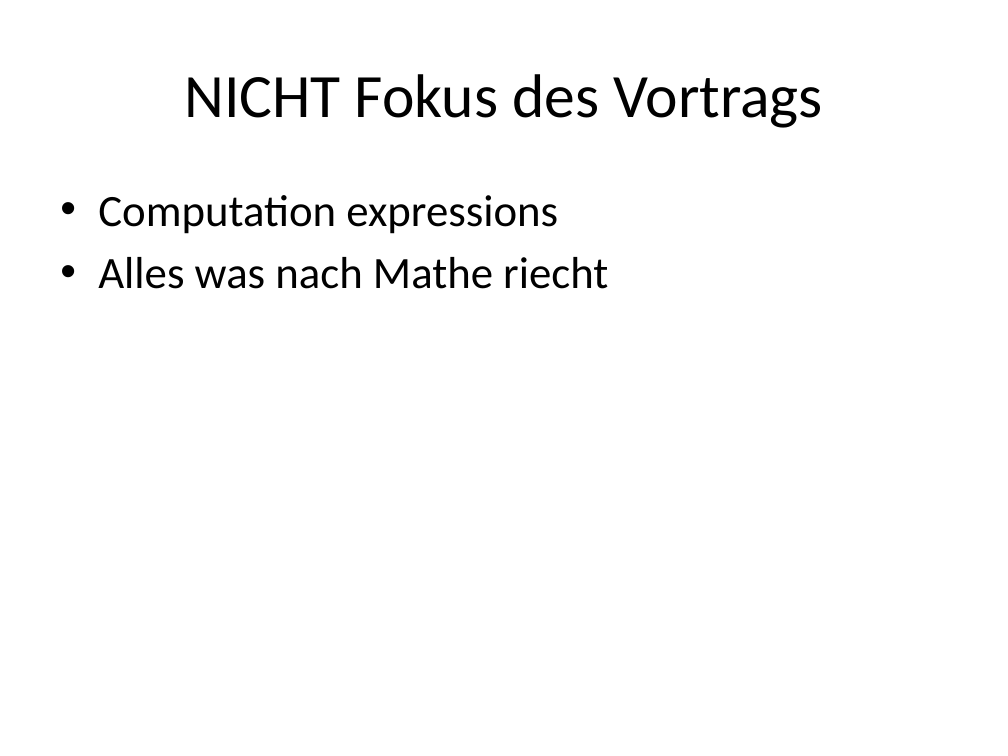
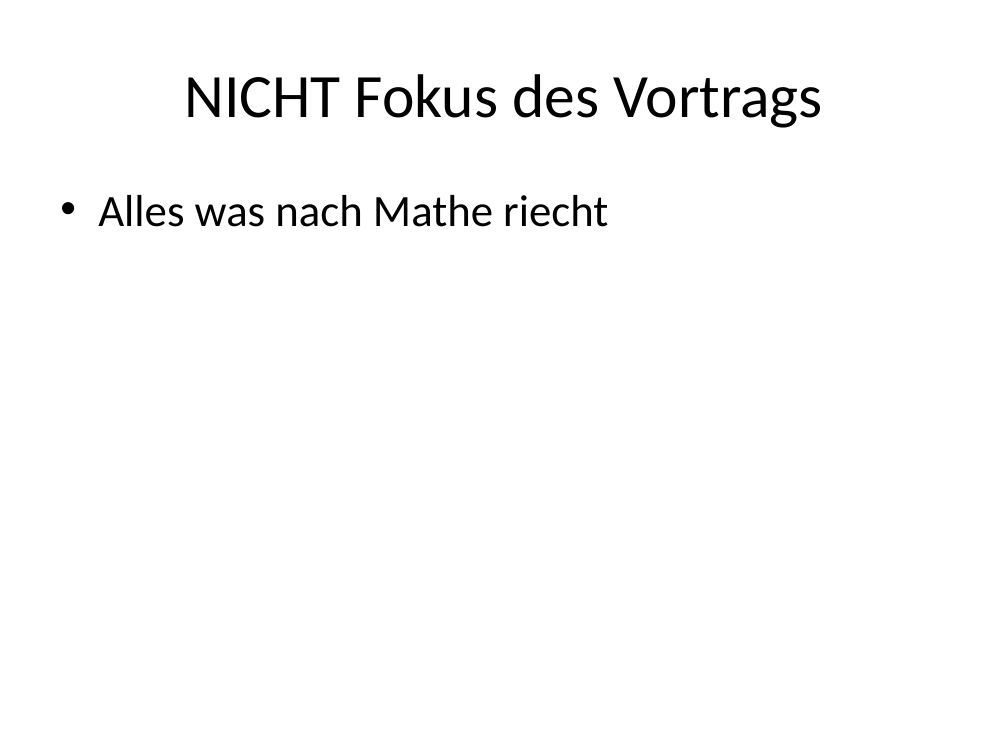
Before and after one commit to nasserbrake/talks, a slide deck: slide 12 of 20151202Extended/FSharp.pptx. Drawn at 1008x756 pixels with LibreOffice and Linux fonts; fonts in the diff are those of the drawing. Boxes give left, top, right and bottom in pixels: in the first picture for what was removed or moved away, otherwise in the second. Text is boxed around its words. In the diff, an @@ line names an element or a change of style, - is before the commit and + after.

```diff
--- a/20151202Extended/FSharp.pptx
+++ b/20151202Extended/FSharp.pptx
@@ text at [98,195,558,234]: paragraph removed @@
-• Computation expressions
```
Also in this commit, not shown: 2 other slides changed, 1 slide removed, 2 other files.
